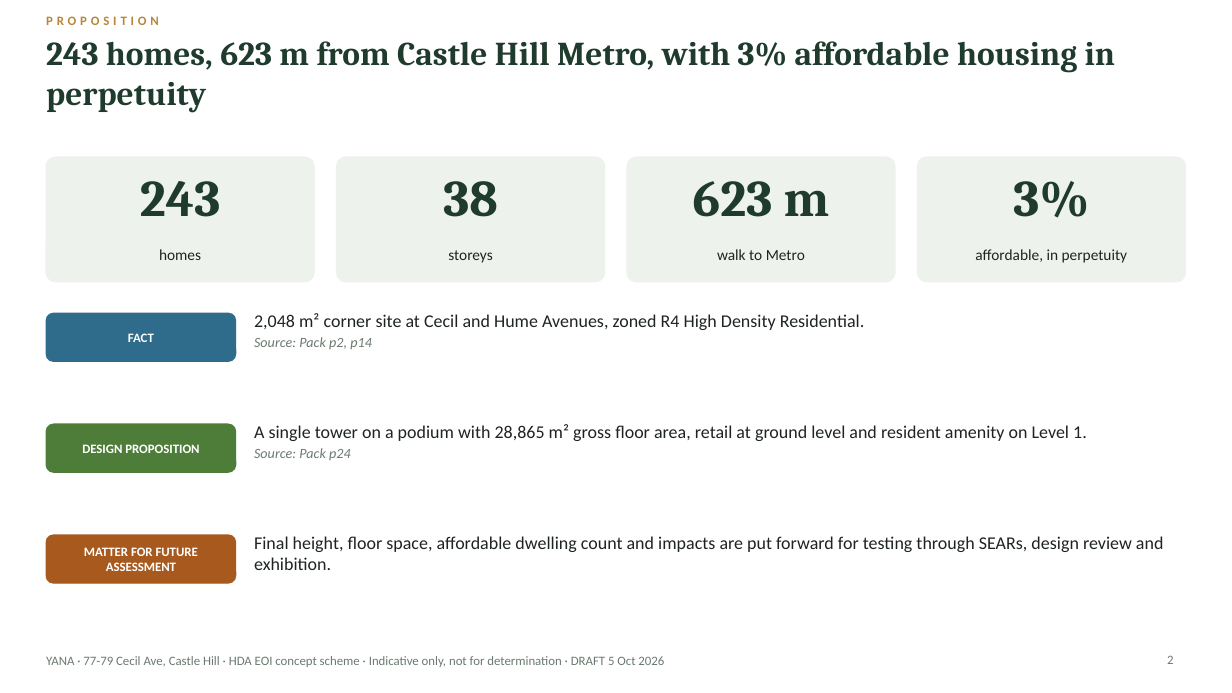
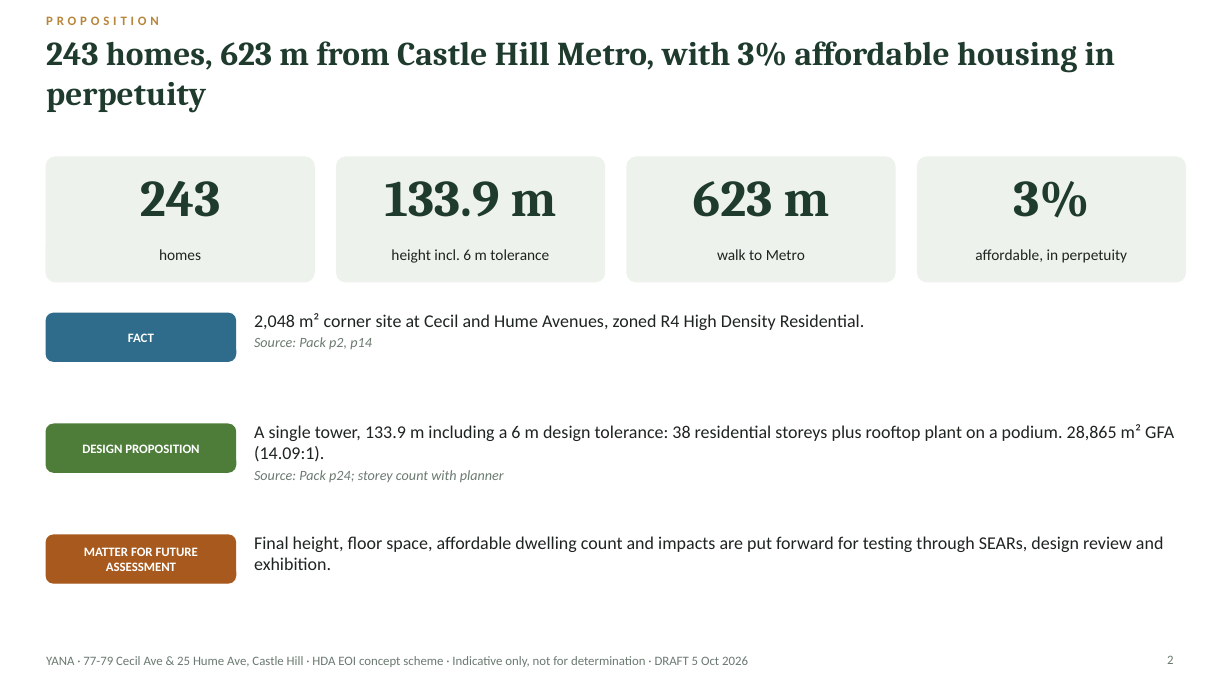
Before and after one commit to iamdrdavid-svg/Yana-Eoi, a slide deck: slide 2 of outputs/concept_slides.pptx. Drawn at 1232x693 pixels with LibreOffice and Linux fonts; fonts in the diff are those of the drawing. Boxes give left, top, right and bottom in pixels: in the first picture for what was removed or moved away, otherwise in the second. Text is boxed around its words. In the diff, an @@ line names an element or a change of style, - is before the commit and + after.

```diff
--- a/outputs/concept_slides.pptx
+++ b/outputs/concept_slides.pptx
@@ text at (385,181,557,217): text changed @@
-38
+133.9 m
@@ text at (391,249,549,263): text changed @@
-storeys
+height incl. 6 m tolerance
@@ text at (254,424,1174,482): text changed @@
-A single tower on a podium with 28,865 m² gross floor area, retail at ground level and resident amenity on Level 1.
-Source: Pack p24
+A single tower, 133.9 m including a 6 m design tolerance: 38 residential storeys plus rooftop plant on a podium. 28,865 m² GFA (14.09:1).
+Source: Pack p24; storey count with planner
@@ text at (46,656,748,667): text changed @@
-YANA · 77-79 Cecil Ave, Castle Hill · HDA EOI concept scheme · Indicative only, not for determination · DRAFT 5 Oct 2026
+YANA · 77-79 Cecil Ave & 25 Hume Ave, Castle Hill · HDA EOI concept scheme · Indicative only, not for determination · DRAFT 5 Oct 2026
```
Also in this commit, not shown: 12 other slides changed, 9 other files.
